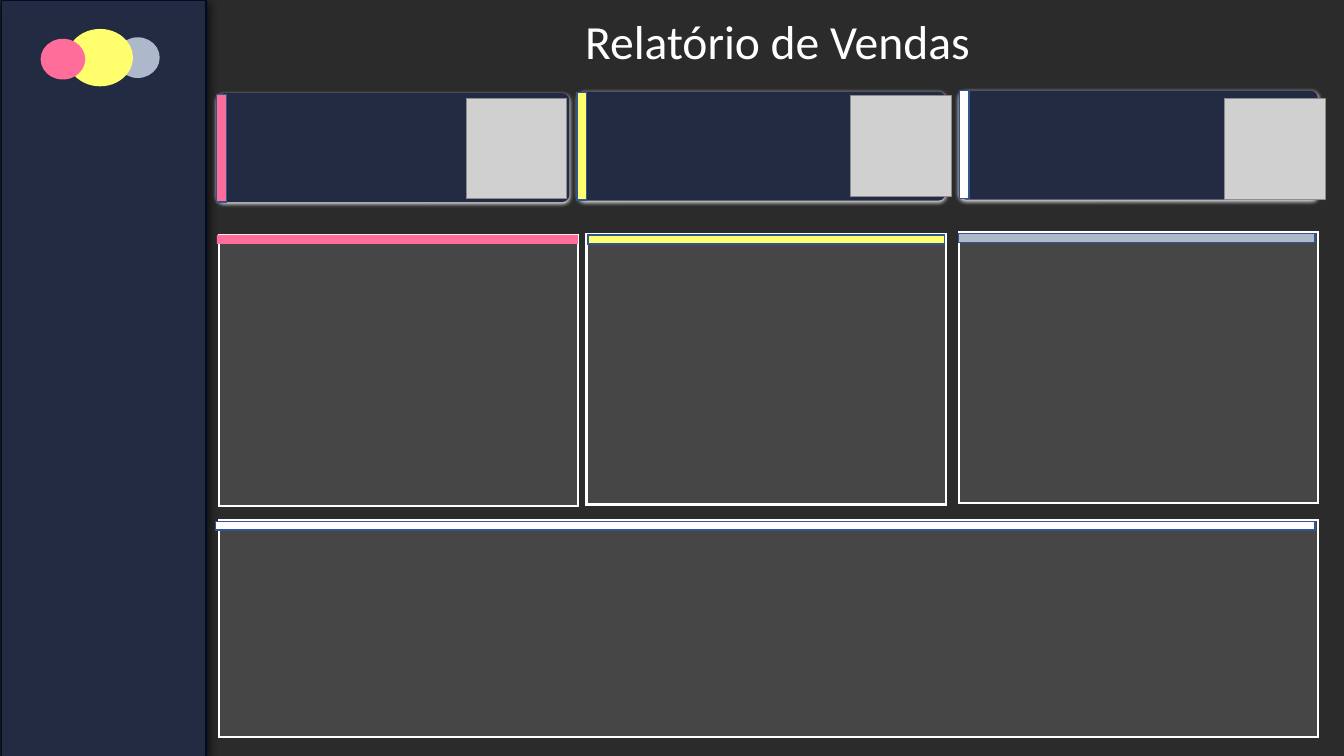
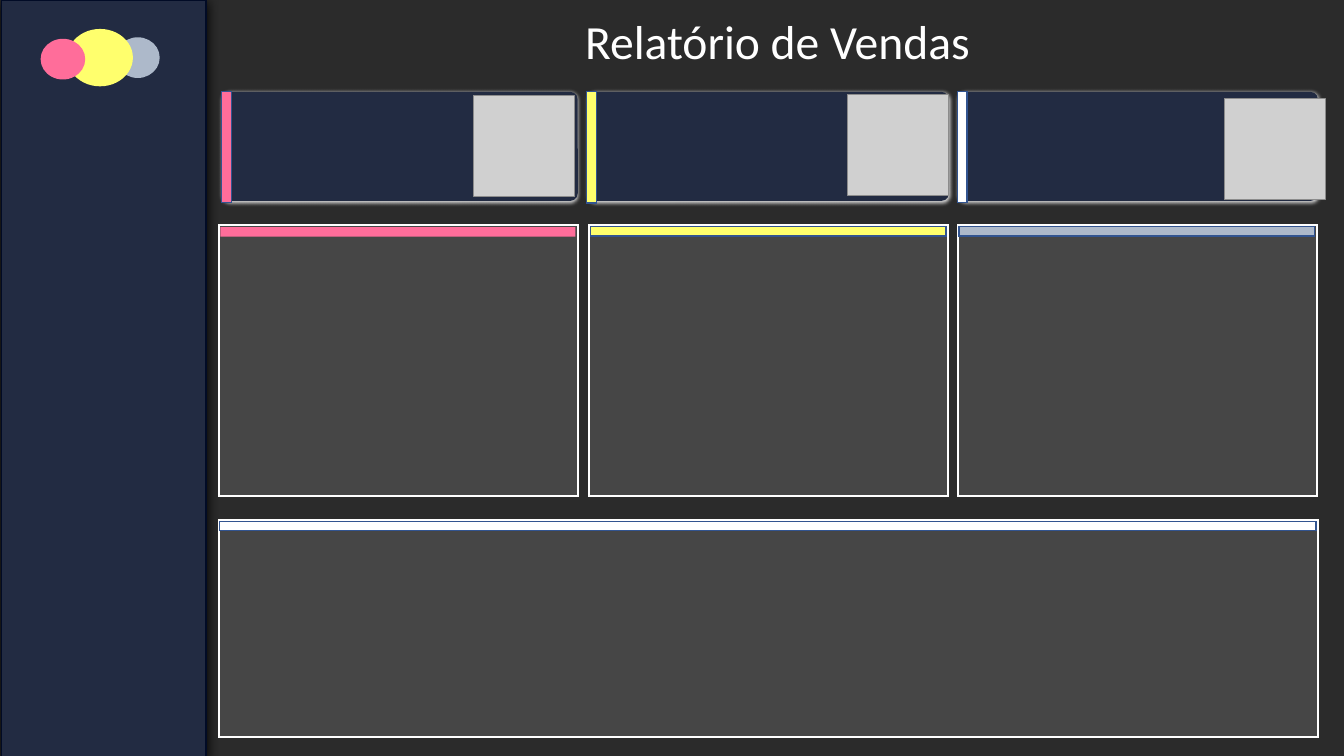
Before and after one commit to EmanuelQuintino/Data-Analysis-Course, a slide deck: slide 1 of documents/Arquivo 06.pptx. Drawn at 1344x756 pixels with LibreOffice and Linux fonts; fonts in the diff are those of the drawing; grey boxes stand for pictures; background and template pictures are left out; a plain dark background stands for a picture behind light text. Boxes give left, top, right and bottom in pixels: in the first picture for what was removed or moved away, otherwise in the second. Text is boxed around its words. In the diff, an @@ line names an element or a change of style, - is before the commit and + after.

```diff
--- a/documents/Arquivo 06.pptx
+++ b/documents/Arquivo 06.pptx
@@ rectangle moved from (x1=217, y1=95, x2=226, y2=203) to (x1=222, y1=92, x2=231, y2=203) @@
@@ rounded rectangle moved from (x1=217, y1=93, x2=570, y2=202) to (x1=223, y1=92, x2=579, y2=201) @@
@@ picture moved from (x1=467, y1=98, x2=568, y2=199) to (x1=474, y1=96, x2=575, y2=197) @@
@@ rectangle moved from (x1=577, y1=93, x2=586, y2=201) to (x1=587, y1=92, x2=596, y2=203) @@
@@ rounded rectangle resized from (x1=578, y1=92, x2=946, y2=201) to (x1=589, y1=92, x2=949, y2=201) @@
@@ rectangle moved from (x1=960, y1=91, x2=969, y2=199) to (x1=958, y1=92, x2=967, y2=203) @@
@@ rectangle resized from (x1=217, y1=234, x2=578, y2=243) to (x1=220, y1=227, x2=575, y2=236) @@
@@ 3 rectangles moved together from (x1=219, y1=234, x2=946, y2=506) to (x1=219, y1=225, x2=948, y2=496) @@
@@ rectangle moved from (x1=959, y1=232, x2=1318, y2=503) to (x1=958, y1=225, x2=1317, y2=496) @@
@@ rectangle moved from (x1=958, y1=233, x2=1315, y2=242) to (x1=959, y1=226, x2=1314, y2=235) @@
```
Also in this commit, not shown: 2 other files.
